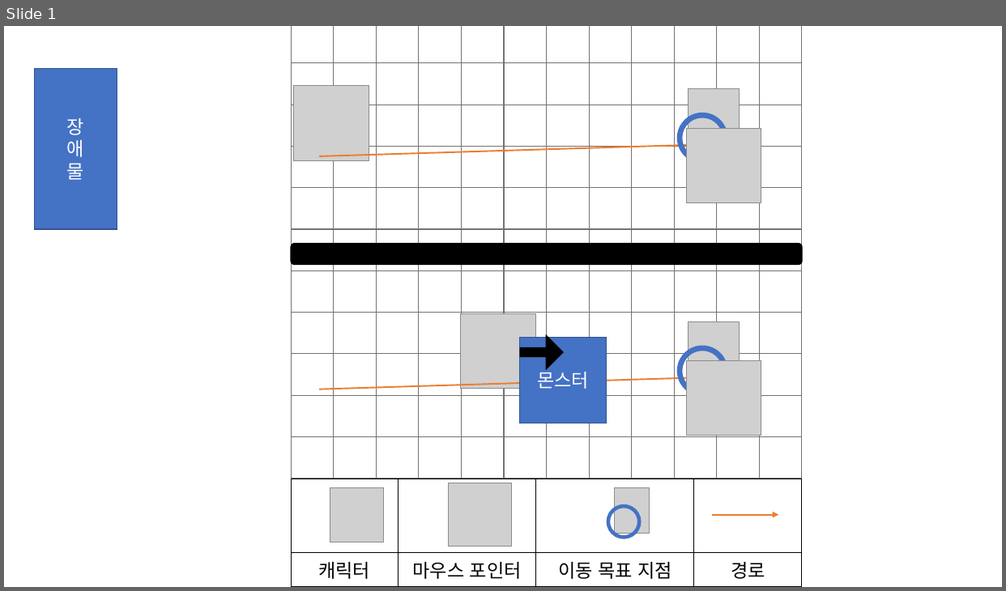
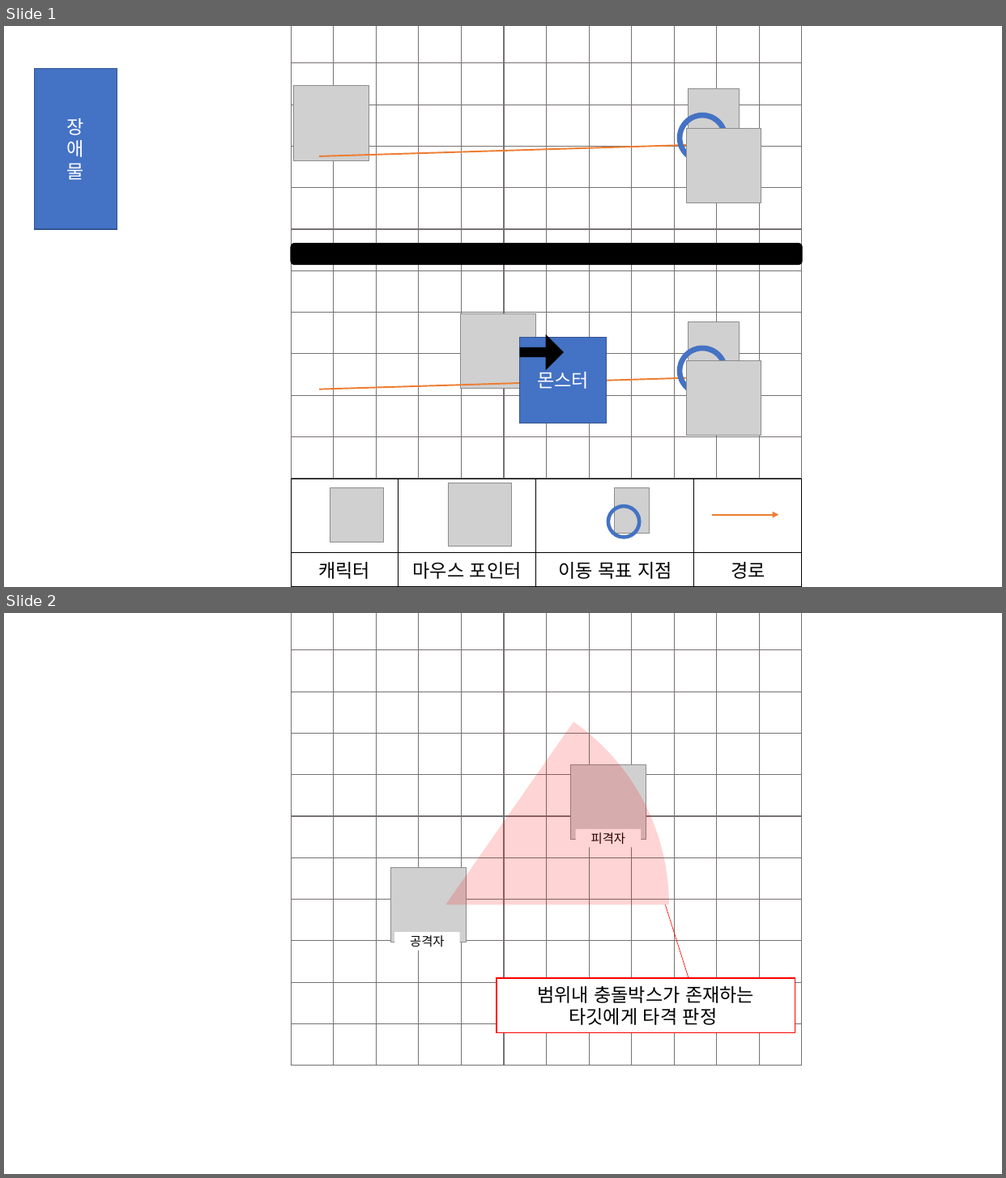
Before and after one commit to healjoo/smallprecious, a slide deck: 로스트아크 역분석/경로 이미지/경로.pptx. Shown one above the other, each under a label of ours: slide 1 before the commit, slides 1 and 2 after it. The pictures are 1006x591 and 1006x1178 pixels, drawn with LibreOffice and Linux fonts; fonts in the diff are those of the drawing; grey boxes stand for pictures. Boxes give left, top, right and bottom in pixels: in the first picture for what was removed or moved away, otherwise in the second. Text is boxed around its words. In the diff, an @@ line names an element or a change of style, - is before the commit and + after.

```diff
--- a/로스트아크 역분석/경로 이미지/경로.pptx
+++ b/로스트아크 역분석/경로 이미지/경로.pptx
@@ slide 2 added at [4, 613, 1002, 1174], background #FFFFFF @@
@@ table added at [291, 613, 803, 1066], 11 rows, 12 columns @@
+ |  |  |  |  |  |  |  |  |  |  | 
+ |  |  |  |  |  |  |  |  |  |  | 
+ |  |  |  |  |  |  |  |  |  |  | 
+ |  |  |  |  |  |  |  |  |  |  | 
+ |  |  |  |  |  |  |  |  |  |  | 
+ |  |  |  |  |  |  |  |  |  |  | 
+ |  |  |  |  |  |  |  |  |  |  | 
+ |  |  |  |  |  |  |  |  |  |  | 
+ |  |  |  |  |  |  |  |  |  |  | 
+ |  |  |  |  |  |  |  |  |  |  | 
+ |  |  |  |  |  |  |  |  |  |  | 
@@ pie slice (boxed as its full ellipse) added at [223, 682, 670, 1129], fill #FF0000 at 17% opacity @@
@@ picture added at [571, 764, 646, 839] @@
@@ rectangle added at [576, 829, 641, 847], fill #FFFFFF, 12 pt, text #000000 @@
+피격자
@@ picture added at [391, 867, 466, 943] @@
@@ line added from (666, 905) to (689, 978), #FF0000 0.5 pt @@
@@ rectangle added at [394, 933, 460, 951], fill #FFFFFF, 12 pt, text #000000 @@
+공격자
@@ rectangle added at [496, 978, 795, 1033], fill #FFFFFF, outline #FF0000 1 pt, 18 pt, text #000000 @@
+범위내 충돌박스가 존재하는
+타깃에게 타격 판정
```
Also in this commit, not shown: 2 other files.
